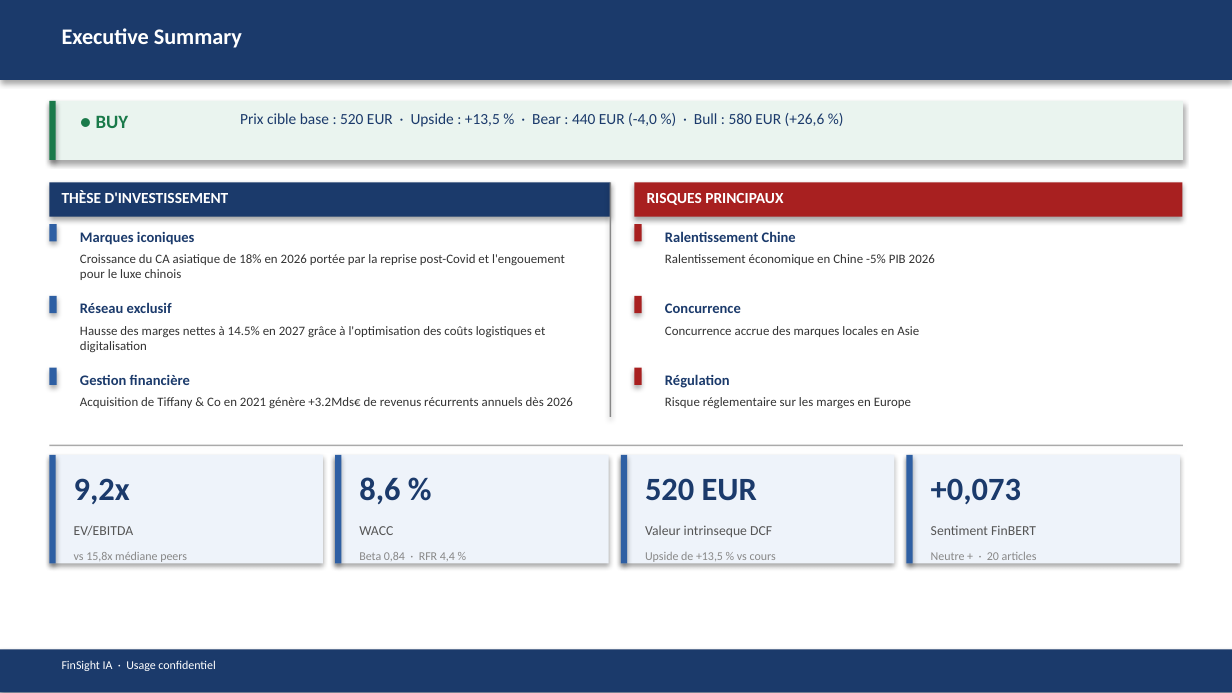
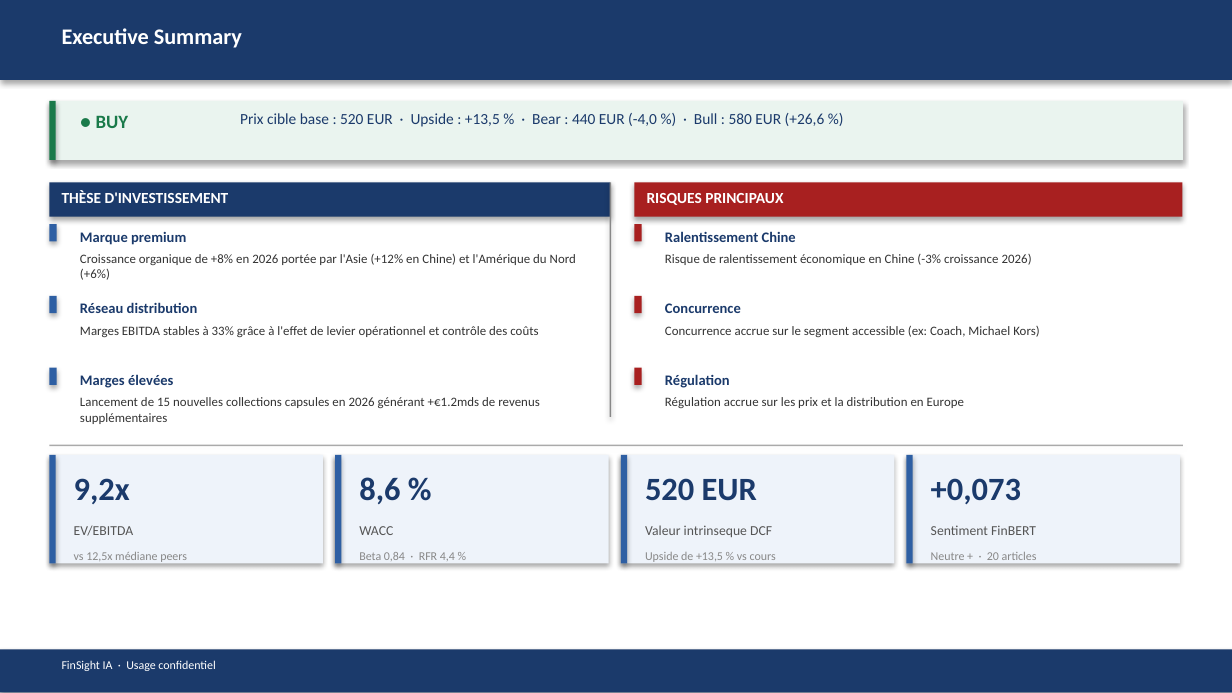
Before and after one commit to baptistejeh07-art/finsight-ia, a slide deck: slide 2 of preview/MC.PA/MC.PA_pitchbook.pptx. Drawn at 1232x693 pixels with LibreOffice and Linux fonts; fonts in the diff are those of the drawing. Boxes give left, top, right and bottom in pixels: in the first picture for what was removed or moved away, otherwise in the second. Text is boxed around its words. In the diff, an @@ line names an element or a change of style, - is before the commit and + after.

```diff
--- a/preview/MC.PA/MC.PA_pitchbook.pptx
+++ b/preview/MC.PA/MC.PA_pitchbook.pptx
@@ text at (x1=80, y1=232, x2=186, y2=245): text changed @@
-Marques iconiques
+Marque premium
@@ text at (x1=80, y1=254, x2=576, y2=280): text changed @@
-Croissance du CA asiatique de 18% en 2026 portée par la reprise post-Covid et l'engouement pour le luxe chinois
+Croissance organique de +8% en 2026 portée par l'Asie (+12% en Chine) et l'Amérique du Nord (+6%)
@@ text at (x1=665, y1=254, x2=1032, y2=265): text changed @@
-Ralentissement économique en Chine -5% PIB 2026
+Risque de ralentissement économique en Chine (-3% croissance 2026)
@@ text at (x1=80, y1=302, x2=198, y2=313): text changed @@
-Réseau exclusif
+Réseau distribution
@@ text at (x1=80, y1=326, x2=538, y2=337): text changed @@
-Hausse des marges nettes à 14.5% en 2027 grâce à l'optimisation des coûts logistiques et digitalisation
+Marges EBITDA stables à 33% grâce à l'effet de levier opérationnel et contrôle des coûts
@@ text at (x1=665, y1=326, x2=1040, y2=337): text changed @@
-Concurrence accrue des marques locales en Asie
+Concurrence accrue sur le segment accessible (ex: Coach, Michael Kors)
@@ text at (x1=80, y1=374, x2=173, y2=388): text changed @@
-Gestion financière
+Marges élevées
@@ text at (x1=80, y1=397, x2=540, y2=424): text changed @@
-Acquisition de Tiffany & Co en 2021 génère +3.2Mds€ de revenus récurrents annuels dès 2026
+Lancement de 15 nouvelles collections capsules en 2026 générant +€1.2mds de revenus supplémentaires
@@ text at (x1=665, y1=397, x2=964, y2=408): text changed @@
-Risque réglementaire sur les marges en Europe
+Régulation accrue sur les prix et la distribution en Europe
@@ text at (x1=74, y1=552, x2=187, y2=564): text changed @@
-vs 15,8x médiane peers
+vs 12,5x médiane peers
```
Also in this commit, not shown: 12 other slides changed, 3 other files.
